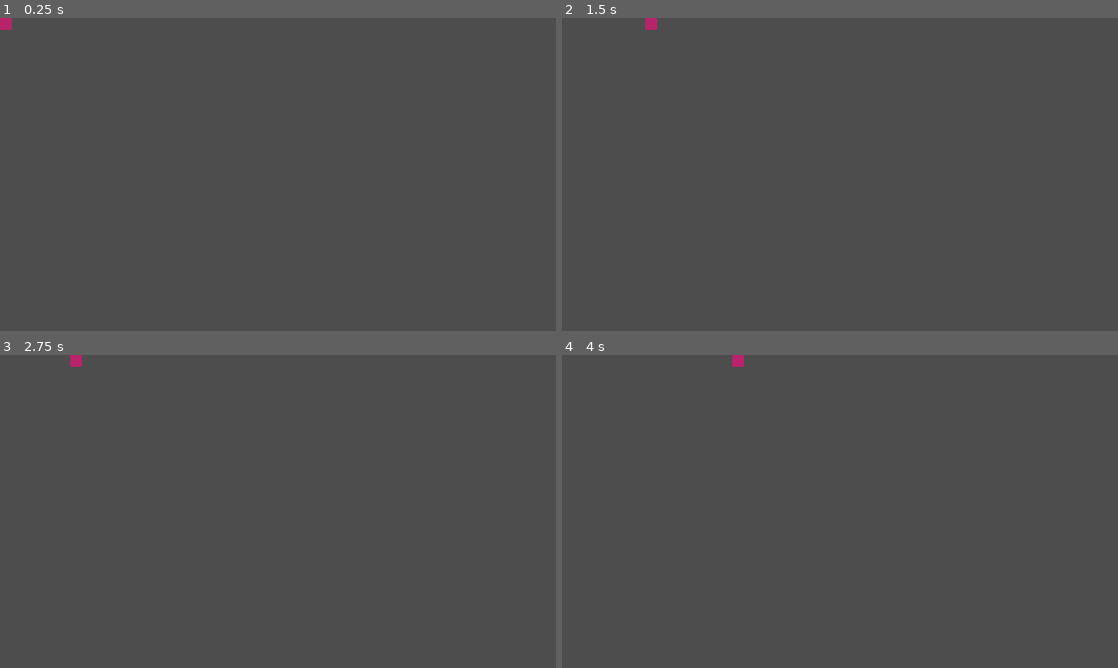
Above: before the commit, frames 1-4 (two rows, left to right).
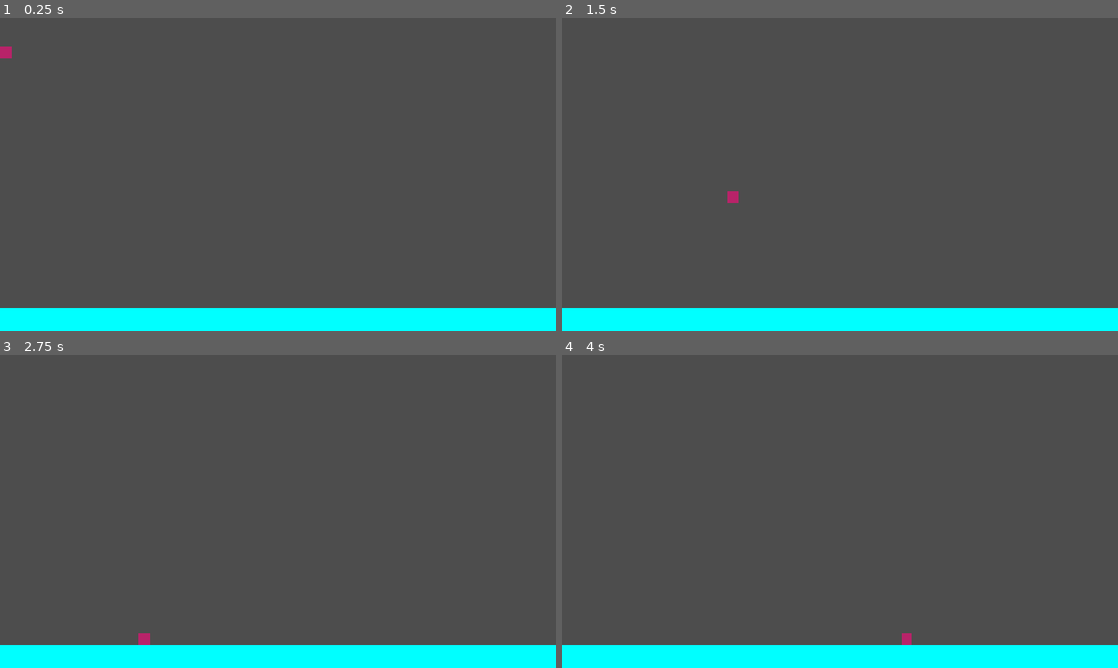
Above: after the commit, the same moments.

Repository: Recursived/GameJam2025
Game: Godot game, scene res://scenes/Main.tscn
The game is run twice, just before and just after one commit, with the same random seed, the same clock (stepped at 60 frames per second) and the same inputs. This scene is started directly instead of the project's main scene.
Inputs:
- Up to frame 1 (0.25 s): no input
- Up to frame 2 (1.5 s): hold D (move_right) from 0.53 s (still down); tap W (move_up) at 0.77 s
- Up to frame 3 (2.75 s): tap W (move_up) at 1.52 s; release D (move_right) at 2.03 s; hold A (move_left) from 2.03 s (still down)
- Up to frame 4 (4 s): release A (move_left) at 2.78 s; hold D (move_right) from 2.78 s (still down); tap W (move_up) at 3.02, 3.77 s

The runs differ from the first frame. In frame 1, 7.5% of the frame differs, in the area x 0-100%, y 0-100%; in frame 2, 7.5%; in frame 3, 7.5%; in frame 4, 7.5%.

Commit message:
feat: add jump and test sfx

Diff:
--- a/scenes/Main.tscn
+++ b/scenes/Main.tscn
@@ -1,6 +1,24 @@
-[gd_scene load_steps=2 format=3 uid="uid://bbih53dhjmjeb"]
+[gd_scene load_steps=4 format=3 uid="uid://bbih53dhjmjeb"]
 
 [ext_resource type="Script" uid="uid://bm060it5lwnt8" path="res://scripts/Main.gd" id="1_elqb8"]
 
+[sub_resource type="PhysicsMaterial" id="PhysicsMaterial_elqb8"]
+
+[sub_resource type="RectangleShape2D" id="RectangleShape2D_elqb8"]
+size = Vector2(1920, 80)
+
 [node name="Game" type="Node2D"]
 script = ExtResource("1_elqb8")
+
+[node name="StaticBody2D" type="StaticBody2D" parent="."]
+position = Vector2(0, 1000)
+physics_material_override = SubResource("PhysicsMaterial_elqb8")
+
+[node name="CollisionShape2D" type="CollisionShape2D" parent="StaticBody2D"]
+position = Vector2(960, 40)
+shape = SubResource("RectangleShape2D_elqb8")
+
+[node name="ColorRect" type="ColorRect" parent="StaticBody2D"]
+offset_right = 1920.0
+offset_bottom = 80.0
+color = Color(0, 1, 1, 1)
--- a/scenes/game/Player.tscn
+++ b/scenes/game/Player.tscn
@@ -3,13 +3,13 @@
 [ext_resource type="Script" uid="uid://cfv0i5xooavev" path="res://scripts/entities/Player.gd" id="1_4idrh"]
 
 [sub_resource type="RectangleShape2D" id="RectangleShape2D_4idrh"]
-size = Vector2(39, 39)
+size = Vector2(40, 40)
 
 [node name="Player" type="CharacterBody2D"]
 script = ExtResource("1_4idrh")
 
 [node name="CollisionShape2D" type="CollisionShape2D" parent="."]
-position = Vector2(19.5, 19.5)
+position = Vector2(20, 20)
 shape = SubResource("RectangleShape2D_4idrh")
 
 [node name="ColorRect" type="ColorRect" parent="."]
--- a/scripts/entities/Player.gd
+++ b/scripts/entities/Player.gd
@@ -1,14 +1,19 @@
 extends CharacterBody2D
 
-@export var movement_speed: float = 300.0
+@export var movement_speed: float = 600.0
+@export var jump_speed: float = 900.0
+@export var max_jump_time: float = 20.0
 @export var max_health: int = 100
 
+const GRAVITY = 400.0
 var health: int
+var current_jump_time: int = 0
 var is_alive: bool = true
 
 func _ready():
 	health = max_health
 	EventBus.connect("player_respawned", _on_respawned)
+	EventBus.connect("input_buffer_action", _trigger_jump)
 
 func _physics_process(delta):
 	if not is_alive:
@@ -16,18 +21,34 @@
 
 	var previous_position = position
 
-	velocity = _process_move()
+	velocity = Vector2.ZERO
+	_process_move()
+	_process_jump(delta)
+	velocity.y += GRAVITY
 
 	move_and_slide()
 
-	position = position.clamp(Vector2.ZERO, get_parent().get_screen_size())
+	position = position.clamp(Vector2.ZERO, get_parent().get_screen_size() - Vector2(40,40))
 
 	if position != previous_position:
 		EventBus.emit_signal("player_position_changed", position)
 
-func _process_move() -> Vector2:
+func _process_move():
 	var movement = InputManager.get_movement_vector()
-	return movement * movement_speed
+	movement.y = 0
+	velocity += movement * movement_speed
+
+func _process_jump(delta):
+	current_jump_time -= (1 * delta)
+	if current_jump_time <= 0:
+		current_jump_time = 0
+	else:
+		velocity += Vector2(0, -jump_speed)
+
+func _trigger_jump(action):
+	if action == "ui_up" and is_on_floor():
+		current_jump_time = max_jump_time
+		EventBus.emit_signal("play_sfx", "click", 1.0)
 
 func _process_position(delta, velocity):
 	position += velocity * delta
--- a/scripts/managers/AudioManager.gd
+++ b/scripts/managers/AudioManager.gd
@@ -39,9 +39,8 @@
 func load_audio_library():
 	# Load your audio resources here
 	# Example:
-	# audio_library["jump"] = preload("res://assets/audio/sfx/jump.ogg")
+	audio_library["click"] = preload("res://assets/audio/sfx/click.wav")
 	# audio_library["background"] = preload("res://assets/audio/music/background.ogg")
-	pass
 
 func play_sfx(sound_name: String, volume: float = 1.0, pitch: float = 1.0):
 	if not audio_library.has(sound_name):
--- a/scripts/managers/EventBus.gd
+++ b/scripts/managers/EventBus.gd
@@ -10,11 +10,12 @@
 signal level_completed
 signal score_changed(new_score: int)
 
-# Player Events
+#region Player Events
 signal player_died
 signal player_respawned
 signal player_health_changed(health: int, max_health: int)
 signal player_position_changed(position: Vector2)
+#endregion
 
 # UI Events
 signal ui_button_pressed(button_name: String)
@@ -34,5 +35,8 @@
 signal item_collected(item_type: String, value: int)
 signal powerup_activated(powerup_type: String)
 
+# Input action
+signal input_buffer_action(action: String)
+
 func _ready():
 	print("EventBus initialized")
--- a/scripts/managers/InputManager.gd
+++ b/scripts/managers/InputManager.gd
@@ -1,6 +1,4 @@
 extends Node
-
-signal input_buffer_action(action: String)
 
 var input_buffer: Array[String] = []
 var buffer_time: float = 0.2
@@ -47,7 +45,7 @@
 func add_to_buffer(action: String):
 	input_buffer.append(action)
 	buffer_timer = buffer_time
-	emit_signal("input_buffer_action", action)
+	EventBus.emit_signal("input_buffer_action", action)
 
 func clear_input_buffer():
 	input_buffer.clear()
--- a/scripts/ui/StartScreen.gd
+++ b/scripts/ui/StartScreen.gd
@@ -7,3 +7,4 @@
 
 func _on_start_game_button_pressed():
 	SceneManager.change_scene("Main", true)
+	EventBus.emit_signal("play_sfx", "click", 1.0)
Not shown, added: assets/audio/sfx/click.wav.import
Not shown, added: assets/audio/sfx/click.wav
